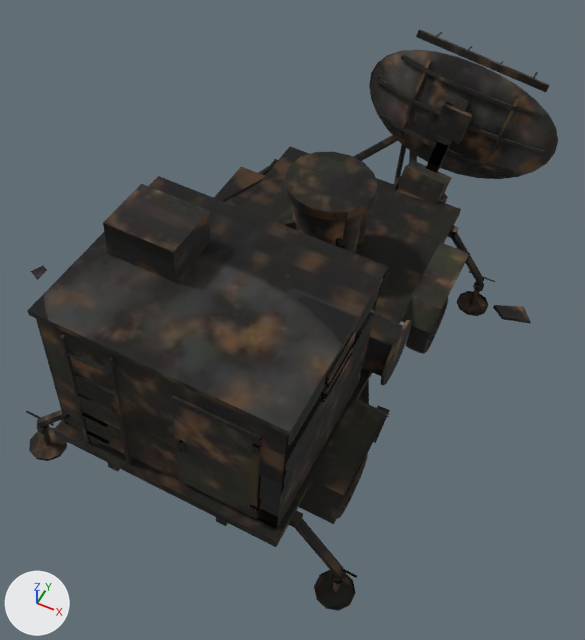
Two versions of the glTF model public/models/radar_destroyed.glb, one commit apart.
One viewpoint serves both versions: a 50 mm lens placed at (2.65, -4.96, 7.09), pointed at (0.04, 0.24, 0.58). The axes (+X, +Y, +Z) are drawn at lower left. The lights are the same throughout. The picture after the commit comes second. Where no turn or scale is listed for an object, it has been applied to the vertices. Vertices at exactly the same position are counted once.

In view in the first picture: 'dish.001', 'trailer' and 1 more.
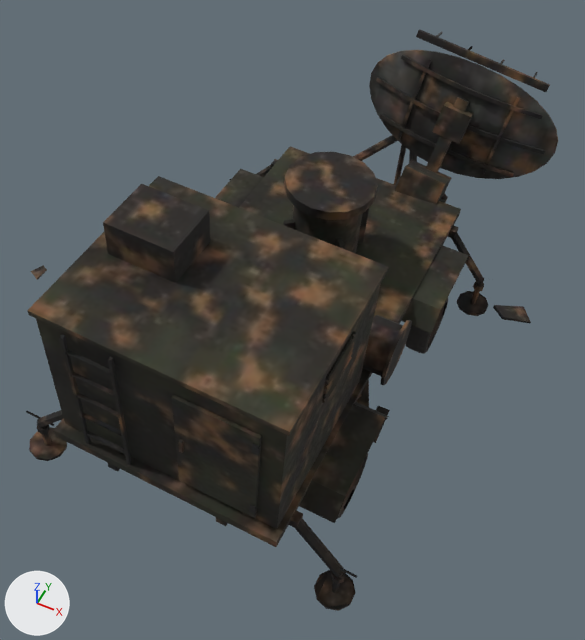
What changed in the scene script:
```text
Change me_dish:
    used by ob_dish_001; location = (0.72, 3.19, 1.35)
    remove me_dish.from_pydata(...)  # 609 vertices, 1059 faces; spans x -1.18..1.18, y -1.12..1.12, z -1.04..1.04
    add me_dish.from_pydata(...)  # 615 vertices, 1066 faces; spans x -1.18..1.18, y -1.12..1.12, z -1.04..1.04
    me_dish part 1: 727 kept faces spanning x -1.18..1.18, y -1.12..1.12, z -1.04..1.04 get new texture (UV) coordinates
    edits to the shape of me_dish do not show in these pictures
Change me_trailer:
    used by ob_trailer; location = (0.01, 0.82, 1.43)
    remove me_trailer.from_pydata(...)  # 1770 vertices, 2820 faces; spans x -1.78..1.78, y -3.12..3.12, z -1.58..1.58
    add me_trailer.from_pydata(...)  # 1771 vertices, 2847 faces; spans x -1.78..1.78, y -3.12..3.12, z -1.58..1.58
    me_trailer part 2: the loose piece of 8 vertices spanning x 1.13..1.49, y -0.26..1.02, z -0.66..-0.43 is rebuilt with 8 vertices and now spans x 1.13..1.48, y -0.22..0.98, z -0.69..-0.47
    me_trailer part 3: the loose piece of 8 vertices spanning x -1.36..-1.01, y -0.26..1.02, z -0.48..-0.25 is deleted
    me_trailer part 4: 8 vertices removed from x 1.13..1.49, y -2.66..-1.38, z -0.66..-0.43; 10 vertices added at x 1.13..1.78, y -2.82..-1.42, z -1.05..-0.47
    me_trailer part 5: 2628 kept faces spanning x -1.78..1.78, y -3.12..3.12, z -1.58..1.58 get new texture (UV) coordinates
    other edits to the shape of me_trailer do not show in these pictures
```

Pixel boxes [x1, y1, x2, y2] of what changed, in the pictures (585 x 640 px; the box of a moved part takes in the faces that stretch with it):
'trailer', reshaped, moved
    before: [26, 135, 495, 611]
    after: [26, 135, 488, 611]
part 1 of me_dish, surface changed
    both: [376, 35, 558, 204]
part 2 of me_trailer, rebuilt
    before: [401, 242, 470, 333]
    after: [433, 258, 469, 329]
part 3 of me_trailer, deleted
    before: [214, 167, 266, 201]
part 4 of me_trailer, moved or reshaped
    before: [299, 400, 389, 524]
    after: [335, 418, 388, 578]
part 5 of me_trailer, surface changed
    both: [27, 135, 485, 606]
